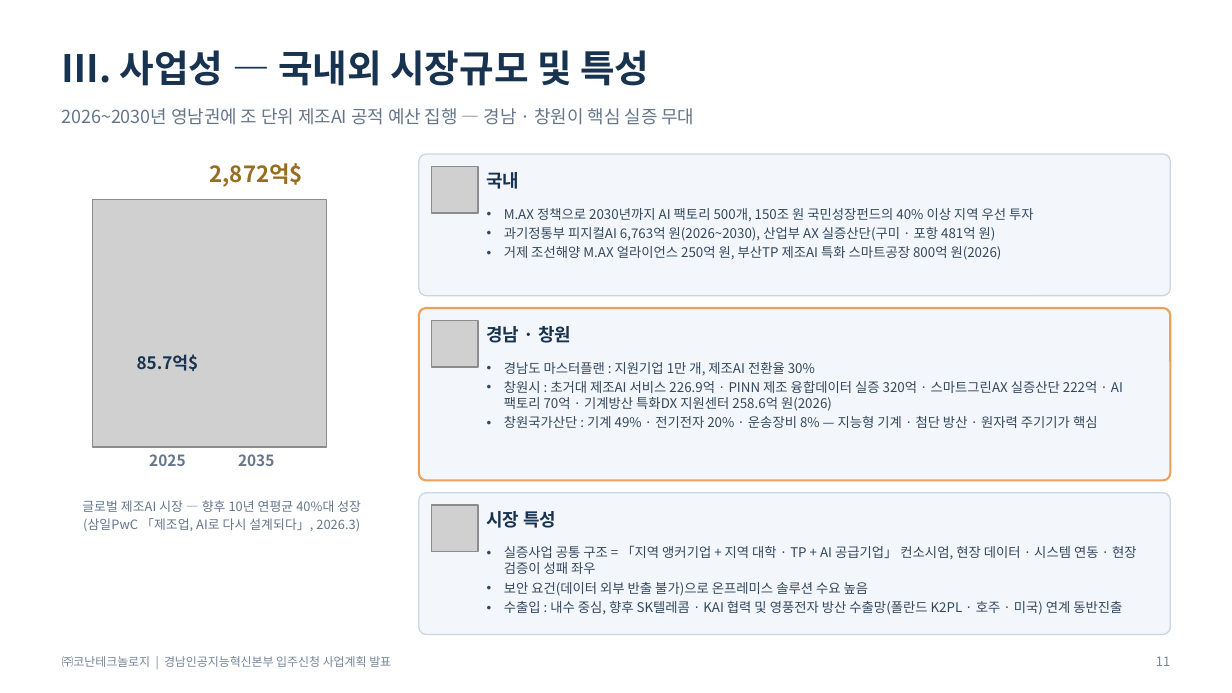
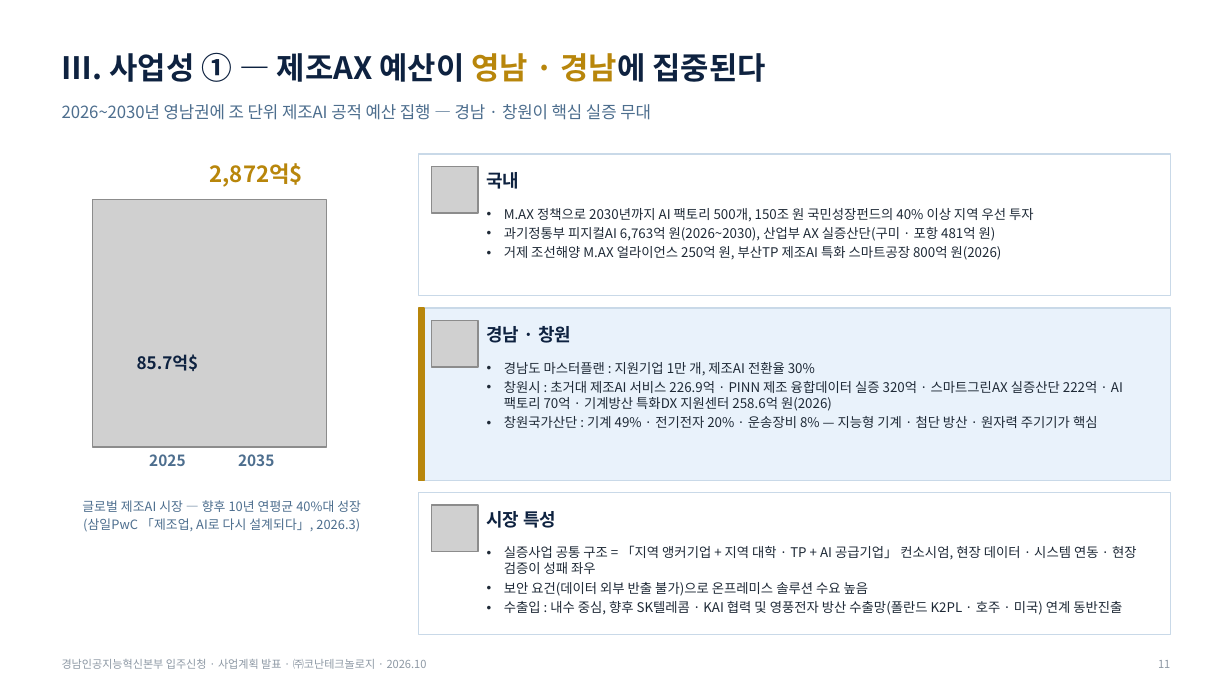
Before and after one commit to Jacob-Yeom/claude, a slide deck: slide 11 of deliverables/gyeongnam_tp_pitch/Konan_GyeongnamAI_Tenancy_Pitch_15min.pptx. Drawn at 1232x693 pixels with LibreOffice and Linux fonts; fonts in the diff are those of the drawing; grey boxes stand for pictures. Boxes give left, top, right and bottom in pixels: in the first picture for what was removed or moved away, otherwise in the second. Text is boxed around its words. In the diff, an @@ line names an element or a change of style, - is before the commit and + after.

```diff
--- a/deliverables/gyeongnam_tp_pitch/Konan_GyeongnamAI_Tenancy_Pitch_15min.pptx
+++ b/deliverables/gyeongnam_tp_pitch/Konan_GyeongnamAI_Tenancy_Pitch_15min.pptx
@@ text at bbox=[62, 52, 765, 82]: text changed; size 22 to 18 pt; text colour #18334F to #0E2240 @@
-Ⅲ. 사업성 — 국내외 시장규모 및 특성
+Ⅲ. 사업성 ① — 제조AX 예산이 영남 · 경남에 집중된다
@@ text "2026~2030년 영남권에 조 단위 제조AI ..." at bbox=[62, 104, 651, 120]: size 10.5 to 9.8 pt, text colour #65768A to #4D6E8E @@
@@ text "2,872억$" at bbox=[210, 163, 303, 187]: text colour #986D20 to #B8860B @@
@@ rounded rectangle removed at bbox=[419, 154, 1170, 296] @@
@@ rectangle added at bbox=[419, 154, 1170, 296], fill #FFFFFF, outline #C9D9E8 0.75 pt @@
@@ rounded rectangle removed at bbox=[419, 308, 1170, 480] @@
@@ rectangle added at bbox=[419, 308, 1170, 480], fill #E9F2FB, outline #C9D9E8 0.75 pt @@
@@ rectangle added at bbox=[419, 308, 424, 480], fill #B8860B, outline #B8860B 1 pt @@
@@ text colour #65768A to #4D6E8E in 3 elements at bbox=[149, 454, 185, 466], bbox=[238, 454, 274, 466], bbox=[82, 500, 361, 532] @@
@@ rounded rectangle removed at bbox=[419, 493, 1170, 634] @@
@@ rectangle added at bbox=[419, 493, 1170, 634], fill #FFFFFF, outline #C9D9E8 0.75 pt @@
@@ text colour #18334F to #0E2240 in 4 elements at bbox=[137, 354, 198, 371], bbox=[487, 172, 520, 189], bbox=[487, 326, 571, 343], bbox=[487, 511, 556, 528] @@
@@ text colour #34485E to #1F2A37 in 3 elements at bbox=[504, 208, 1034, 260], bbox=[504, 362, 1123, 428], bbox=[504, 545, 1137, 615] @@
@@ text at bbox=[62, 659, 427, 669]: text changed; size 7 to 6.5 pt; text colour #77869A to #8E99A5 @@
-㈜코난테크놀로지 | 경남인공지능혁신본부 입주신청 사업계획 발표
+경남인공지능혁신본부 입주신청 · 사업계획 발표 · ㈜코난테크놀로지 · 2026.10
@@ text "11" at bbox=[1158, 660, 1170, 668]: size 7.5 to 6.5 pt, text colour #77869A to #8E99A5 @@
```
Also in this commit, not shown: 17 other slides changed, 2 slides added, 1 slide removed, 3 other files.
